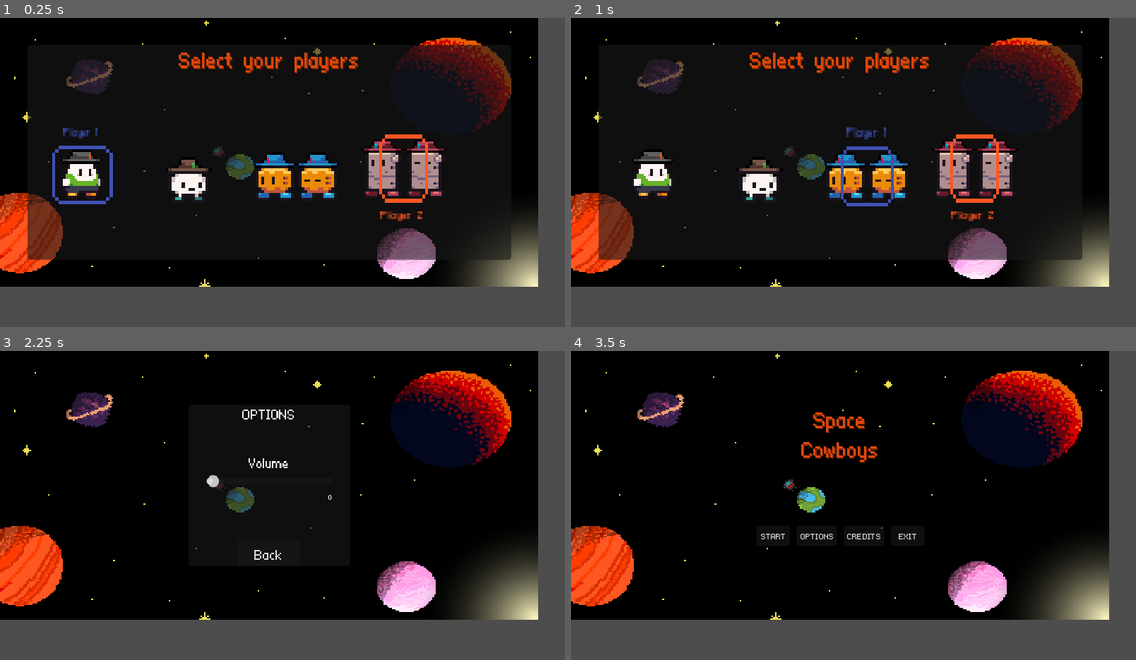
Above: before the commit, frames 1-4 (two rows, left to right).
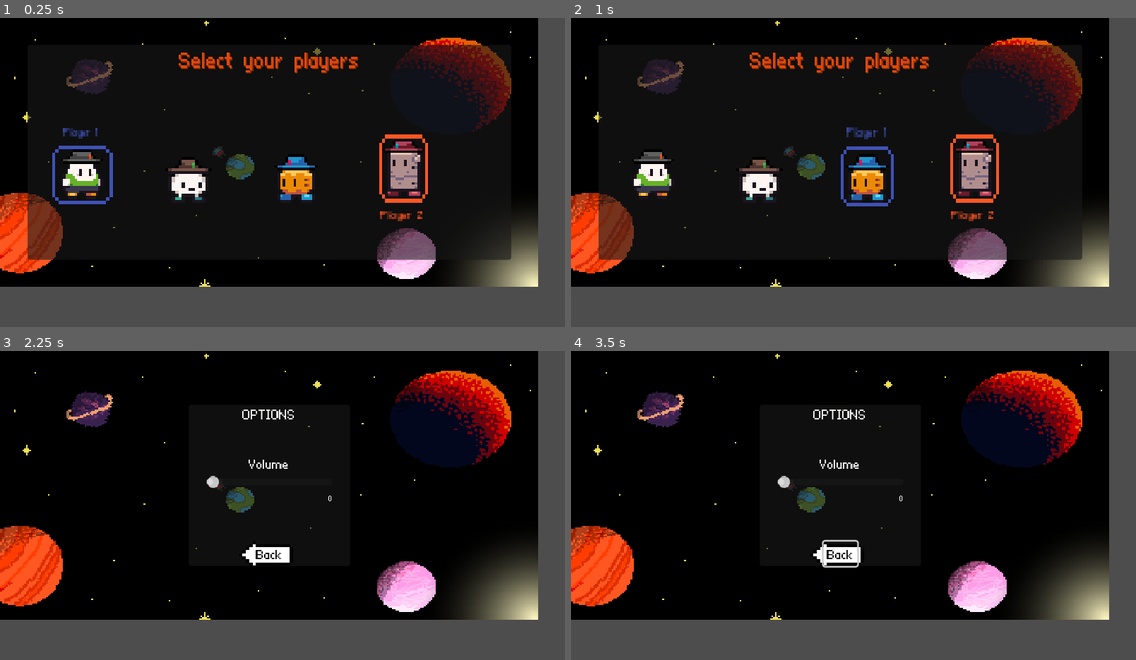
Above: after the commit, the same moments.

Repository: DanteAugusto/spaceCowboys
Game: Godot game, scene res://scenes/selection_menu.tscn
Two runs of this game, one before a commit and one after it. Both use one fixed random seed, a clock stepped at 60 frames per second and the inputs below. This scene is started directly instead of the project's main scene.
Inputs:
- Up to frame 1 (0.25 s): no input
- Up to frame 2 (1 s): tap Enter (enter) at 0.5 s; hold Up (Up) from 0.53 s (still down); hold A (a) from 0.53 s (still down); tap D (d) at 0.8 s
- Up to frame 3 (2.25 s): tap Space at 1.25 s; release A (a) at 1.28 s; tap D (d) at 1.35 s; tap Enter (enter) at 1.55 s; release Up (Up) at 2 s; click "OPTIONS" at 2 s
- Up to frame 4 (3.5 s): click "Back" at 2.75 s

The runs differ from the first frame. In frame 1, 2.9% of the frame differs, in the area x 44-79%, y 39-59%; in frame 2, 2.8%; in frame 3, 0.5%; in frame 4, 2.0%.

Commit message:
updates

Diff:
--- a/Global/global.gd
+++ b/Global/global.gd
@@ -4,8 +4,8 @@
 var gameWinner = 0
 var roundsPlayer1 = 0 # Quantidade de rounds vencidos player 1
 var roundsPlayer2 = 0 # Quantidade de rounds vencidos player 2
-# var player1Dir = "res://jogo_oficial/Players/boy1.tscn" # Animação player 1
-# var player2Dir = "res://jogo_oficial/Players/girl1.tscn" # Animaçõa player 2
+var player1Dir # Animação player 1
+var player2Dir # Animaçõa player 2
 
 # Reseta os pontos dos dois players
 func reset_scores():
--- /dev/null
+++ b/scenes/credits.tscn
@@ -0,0 +1,94 @@
+[gd_scene load_steps=5 format=3 uid="uid://bxxv6yp64xvyh"]
+
+[ext_resource type="Texture2D" uid="uid://tls7xyloyxth" path="res://assets/background-menu-2.png" id="1_74200"]
+[ext_resource type="Script" path="res://scripts/credits.gd" id="1_lvfe0"]
+[ext_resource type="FontFile" uid="uid://conbt31x0xbxd" path="res://assets/at01.ttf" id="3_b5ptf"]
+[ext_resource type="Texture2D" uid="uid://cvawaxywd3w20" path="res://assets/button_back.png" id="4_beuxo"]
+
+[node name="credits" type="Control"]
+layout_direction = 1
+layout_mode = 3
+anchors_preset = 15
+anchor_right = 1.0
+anchor_bottom = 1.0
+grow_horizontal = 2
+grow_vertical = 2
+script = ExtResource("1_lvfe0")
+
+[node name="background" type="Sprite2D" parent="."]
+position = Vector2(320, 160)
+scale = Vector2(2, 1.77778)
+texture = ExtResource("1_74200")
+
+[node name="panel" type="PanelContainer" parent="."]
+layout_mode = 0
+offset_left = 64.0
+offset_top = 24.0
+offset_right = 576.0
+offset_bottom = 296.0
+
+[node name="title" type="Label" parent="."]
+layout_mode = 2
+offset_left = 64.0
+offset_top = 32.0
+offset_right = 576.0
+offset_bottom = 67.0
+size_flags_vertical = 0
+theme_override_colors/font_color = Color(0.878431, 0.282353, 0.0431373, 1)
+theme_override_colors/font_shadow_color = Color(0.560784, 0.180392, 0.027451, 1)
+theme_override_fonts/font = ExtResource("3_b5ptf")
+theme_override_font_sizes/font_size = 40
+text = "Credits"
+horizontal_alignment = 1
+
+[node name="text_area" type="Label" parent="."]
+layout_mode = 2
+offset_left = 64.0
+offset_top = 64.0
+offset_right = 576.0
+offset_bottom = 256.0
+size_flags_vertical = 0
+theme_override_colors/font_color = Color(0.878431, 0.282353, 0.0431373, 1)
+theme_override_colors/font_shadow_color = Color(0.560784, 0.180392, 0.027451, 1)
+theme_override_fonts/font = ExtResource("3_b5ptf")
+theme_override_font_sizes/font_size = 20
+text = "Designs
+- Beatriz Gouveia
+
+Mechanics
+- Dante Augusto
+- Henrique Fouquet
+- Joao Calafange
+
+Sonography
+- Deborah Dantas"
+horizontal_alignment = 1
+vertical_alignment = 1
+
+[node name="back_button" type="Button" parent="."]
+layout_mode = 0
+offset_left = 488.0
+offset_top = 248.0
+offset_right = 560.0
+offset_bottom = 280.0
+size_flags_horizontal = 4
+size_flags_vertical = 4
+theme_override_colors/font_color = Color(0, 0, 0, 1)
+theme_override_colors/font_pressed_color = Color(0, 0, 0, 1)
+theme_override_colors/font_hover_color = Color(0, 0, 0, 1)
+theme_override_colors/font_focus_color = Color(0, 0, 0, 1)
+theme_override_colors/font_hover_pressed_color = Color(0, 0, 0, 1)
+theme_override_colors/font_disabled_color = Color(0, 0, 0, 1)
+theme_override_colors/font_outline_color = Color(0, 0, 0, 1)
+theme_override_fonts/font = ExtResource("3_b5ptf")
+theme_override_font_sizes/font_size = 25
+text = "Back
+"
+flat = true
+
+[node name="back_icon" type="Sprite2D" parent="back_button"]
+show_behind_parent = true
+position = Vector2(-8, -18)
+scale = Vector2(4, 3.65)
+texture = ExtResource("4_beuxo")
+centered = false
--- a/scenes/options_menu.tscn
+++ b/scenes/options_menu.tscn
@@ -1,8 +1,9 @@
-[gd_scene load_steps=4 format=3 uid="uid://qxr3j0b5q5g"]
+[gd_scene load_steps=5 format=3 uid="uid://qxr3j0b5q5g"]
 
+[ext_resource type="Script" path="res://scripts/options_menu.gd" id="1_1uwn2"]
 [ext_resource type="Texture2D" uid="uid://tls7xyloyxth" path="res://assets/background-menu-2.png" id="1_3vk84"]
-[ext_resource type="Script" path="res://options_menu.gd" id="1_7ctik"]
 [ext_resource type="FontFile" uid="uid://conbt31x0xbxd" path="res://assets/at01.ttf" id="2_mguth"]
+[ext_resource type="Texture2D" uid="uid://cvawaxywd3w20" path="res://assets/button_back.png" id="4_hvcui"]
 
 [node name="options_menu" type="Control"]
 layout_mode = 3
@@ -11,7 +12,7 @@
 anchor_bottom = 1.0
 grow_horizontal = 2
 grow_vertical = 2
-script = ExtResource("1_7ctik")
+script = ExtResource("1_1uwn2")
 
 [node name="background" type="Sprite2D" parent="."]
 position = Vector2(320, 160)
@@ -63,14 +64,28 @@
 text = "0"
 horizontal_alignment = 2
 
-[node name="back_button" type="Button" parent="panel/VBoxContainer"]
-custom_minimum_size = Vector2(75, 30)
+[node name="back_button2" type="Button" parent="panel/VBoxContainer"]
 layout_mode = 2
 size_flags_horizontal = 4
+size_flags_vertical = 4
+theme_override_colors/font_color = Color(0, 0, 0, 1)
+theme_override_colors/font_pressed_color = Color(0, 0, 0, 1)
+theme_override_colors/font_hover_color = Color(0, 0, 0, 1)
+theme_override_colors/font_focus_color = Color(0, 0, 0, 1)
+theme_override_colors/font_hover_pressed_color = Color(0, 0, 0, 1)
+theme_override_colors/font_disabled_color = Color(0, 0, 0, 1)
+theme_override_colors/font_outline_color = Color(0, 0, 0, 1)
 theme_override_fonts/font = ExtResource("2_mguth")
-theme_override_font_sizes/font_size = 27
-text = "Back  "
-alignment = 2
+theme_override_font_sizes/font_size = 25
+text = "Back
+"
+flat = true
+
+[node name="back_icon" type="Sprite2D" parent="panel/VBoxContainer/back_button2"]
+show_behind_parent = true
+position = Vector2(-24, -19)
+scale = Vector2(4, 3.65)
+texture = ExtResource("4_hvcui")
+centered = false
 
 [connection signal="value_changed" from="panel/VBoxContainer/HSlider" to="." method="adjust_volume"]
-[connection signal="pressed" from="panel/VBoxContainer/back_button" to="." method="go_back"]
--- a/scenes/selection_menu.tscn
+++ b/scenes/selection_menu.tscn
@@ -142,7 +142,8 @@
 position = Vector2(320, 160)
 scale = Vector2(3.2, 3.2)
 texture = ExtResource("5_hctiu")
-region_rect = Rect2(20.2291, 21.9052, 1.21617, 2.43235)
+region_enabled = true
+region_rect = Rect2(0.0338631, 4.93282, 15.9661, 20.602)
 
 [node name="p1" type="TextureRect" parent="panel/robo_pumpkin"]
 visible = false
@@ -190,7 +191,8 @@
 position = Vector2(448, 139.273)
 scale = Vector2(3.2, 2.70455)
 texture = ExtResource("6_p0l2j")
-region_rect = Rect2(4.14091, 10.4357, 23.3457, 22.1586)
+region_enabled = true
+region_rect = Rect2(0, 0, 16, 32)
 
 [node name="p1" type="TextureRect" parent="panel/robo_totem"]
 visible = false
--- /dev/null
+++ b/scripts/credits.gd
@@ -0,0 +1,6 @@
+extends Control
+
+func _input(event):
+	if event is InputEventKey:
+		if event.is_action_pressed("enter"):
+			Global.change_scene("res://scenes/menu_page.tscn")
--- a/scripts/menu_page.gd
+++ b/scripts/menu_page.gd
@@ -2,15 +2,15 @@
 
 # Goes to introduction page
 func start_game():
-	get_tree().change_scene_to_file("res://scenes/selection_menu.tscn")
+	Global.change_scene("res://scenes/selection_menu.tscn")
 
 # Goes to the options page
 func options_page():
-	get_tree().change_scene_to_file("res://scenes/options_menu.tscn")
+	Global.change_scene("res://scenes/options_menu.tscn")
 
 # Goes to the credits page
 func credits_page():
-	get_tree().quit()
+	Global.change_scene("res://scenes/credits.tscn")
 
 # Closes the game
 func exit_game():
--- a/options_menu.gd
+++ b/scripts/options_menu.gd
@@ -1,8 +1,4 @@
 extends Control
-
-
-func go_back():
-	get_tree().change_scene_to_file("res://scenes/menu_page.tscn")
 
 func adjust_volume(volume):
 	$panel/VBoxContainer/curr_volume.text = str(volume)
@@ -13,3 +9,5 @@
 			$panel/VBoxContainer/HSlider.value += 1;
 		elif  event.is_action_pressed("Down"):
 			$panel/VBoxContainer/HSlider.value -= 1;
+		elif event.is_action_pressed("enter"):
+			Global.change_scene("res://scenes/menu_page.tscn")
--- a/scripts/selection.gd
+++ b/scripts/selection.gd
@@ -1,12 +1,12 @@
 extends PanelContainer
 
-#var mr_mochi = "res://jogo_oficial/Players/boy1.tscn"
-#var onion = "res://jogo_oficial/Players/boy2.tscn"
-#var robo_pumpkin = "res://jogo_oficial/Players/girl1.tscn"
-#var robo_totem = "res://jogo_oficial/Players/girl2.tscn"
+var mr_mochi = "res://players/mr_mochi.tscn"
+var onion = "res://players/onion.tscn"
+var robo_pumpkin = "res://players/robo_pumpkin.tscn"
+var robo_totem = "res://players/robo_totem.tscn"
 
-@onready var player1 = $mrmochi
-@onready var player2 = $robo_totem
+@onready var player1 = mr_mochi
+@onready var player2 = robo_totem
 
 var p1_selected
 var p2_selected
@@ -18,43 +18,43 @@
 func _input(event):
 	if event is InputEventKey:
 		if p1_selected == null:
-			if event.is_action_pressed("a") && is_avaiable($mrmochi):
+			if event.is_action_pressed("a") && is_avaiable(mr_mochi):
 				clear_p1()
 				select($mrmochi/p1)
-				player1 = $mrmochi
-			elif event.is_action_pressed("s") && is_avaiable($onion):
+				player1 = mr_mochi
+			elif event.is_action_pressed("s") && is_avaiable(onion):
 				clear_p1()
 				select($onion/p1)
-				player1 = $onion
-			elif event.is_action_pressed("d") && is_avaiable($robo_pumpkin):
+				player1 = onion
+			elif event.is_action_pressed("d") && is_avaiable(robo_pumpkin):
 				clear_p1()
 				select($robo_pumpkin/p1)
-				player1 = $robo_pumpkin
-			elif event.is_action_pressed("f") && is_avaiable($robo_totem):
+				player1 = robo_pumpkin
+			elif event.is_action_pressed("f") && is_avaiable(robo_totem):
 				clear_p1()
 				select($robo_totem/p1)
-				player1 = $robo_totem
+				player1 = robo_totem
 			elif event.is_action_pressed("ui_accept2"):
 				p1_selected = player1
 				p1_ready.emit()
 
 		if p2_selected == null:
-			if event.is_action_pressed("h") && is_avaiable($mrmochi):
+			if event.is_action_pressed("h") && is_avaiable(mr_mochi):
 				clear_p2()
 				select($mrmochi/p2)
-				player2 = $mrmochi
-			elif event.is_action_pressed("j") && is_avaiable($onion):
+				player2 = mr_mochi
+			elif event.is_action_pressed("j") && is_avaiable(onion):
 				clear_p2()
 				select($onion/p2)
-				player2 = $onion
-			elif event.is_action_pressed("k") && is_avaiable($robo_pumpkin):
+				player2 = onion
+			elif event.is_action_pressed("k") && is_avaiable(robo_pumpkin):
 				clear_p2()
 				select($robo_pumpkin/p2)
-				player2 = $robo_pumpkin
-			elif event.is_action_pressed("l") && is_avaiable($robo_totem):
+				player2 = robo_pumpkin
+			elif event.is_action_pressed("l") && is_avaiable(robo_totem):
 				clear_p2()
 				select($robo_totem/p2)
-				player2 = $robo_totem
+				player2 = robo_totem
 			elif event.is_action_pressed("enter"):
 				p2_selected = player2
 				p2_ready.emit()
@@ -83,4 +83,8 @@
 	p_ready += 1
 
 	if(p_ready >= 2):
-		get_tree().change_scene_to_file("res://scenes/menu_page.tscn")
+		Global.player1Dir = p1_selected
+		Global.player2Dir = p2_selected
+		print(Global.player1Dir)
+		print(Global.player2Dir)
+		Global.change_scene("res://scenes/menu_page.tscn")
Binary file added: assets/button_back.png
Not shown, added: assets/button_back.png.import
